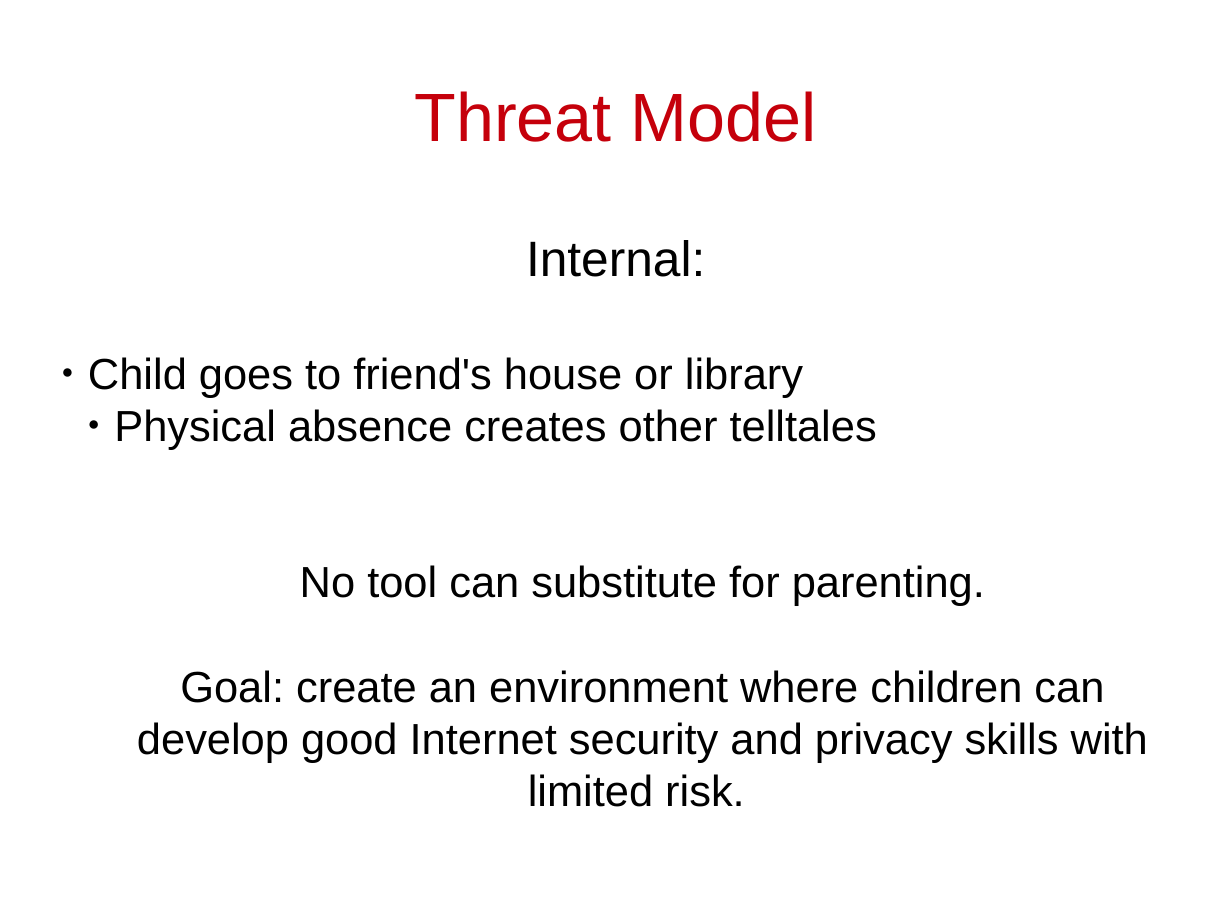
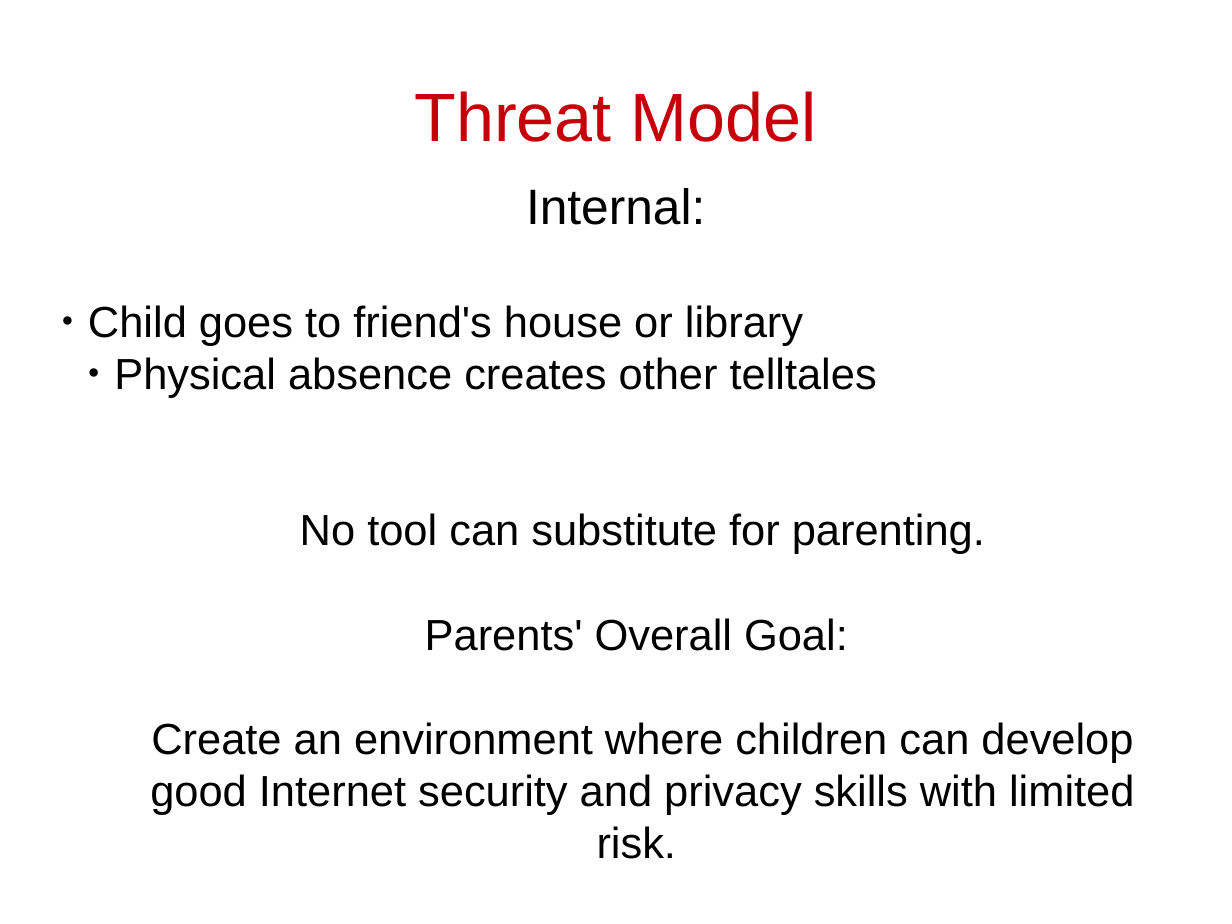
Before and after one commit to cschreiner/kindsicher, a slide deck: slide 15 of proj/presentation_dec09/combined.odp (slide 14 before the commit). Drawn at 1232x924 pixels with LibreOffice and Linux fonts; fonts in the diff are those of the drawing. Boxes give left, top, right and bottom in pixels: in the first picture for what was removed or moved away, otherwise in the second. Text is boxed around its words. In the diff, an @@ line names an element or a change of style, - is before the commit and + after.

```diff
--- a/proj/presentation_dec09/combined.odp
+++ b/proj/presentation_dec09/combined.odp
@@ subtitle "Internal:": place and size @@
-subtitle "Internal:" at box(88, 240, 1148, 807)
+subtitle "Internal:" at box(88, 188, 1134, 859)
@@ subtitle at box(150, 618, 1134, 859): text changed @@
-  Goal: create an environment where children can develop good Internet security and privacy skills with limited risk.
+  Parents' Overall Goal:
+  Create an environment where children can develop good Internet security and privacy skills with limited risk.
```
Also in this commit, not shown: 1 other slide changed, 1 slide added.
